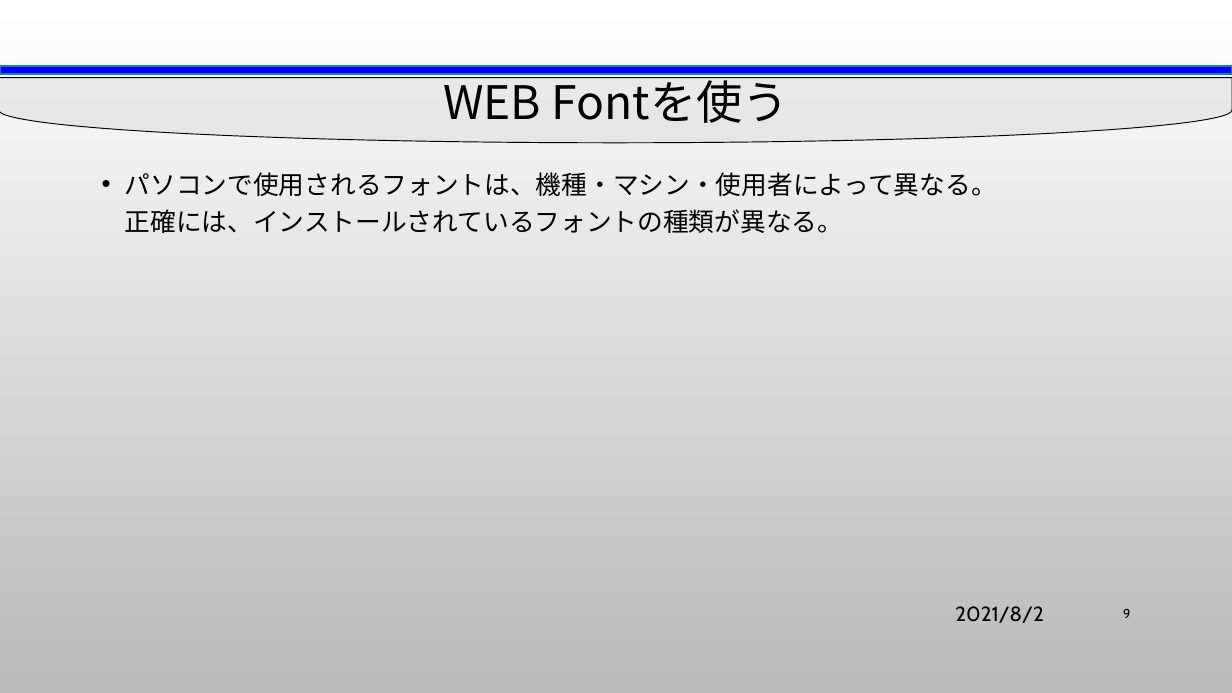
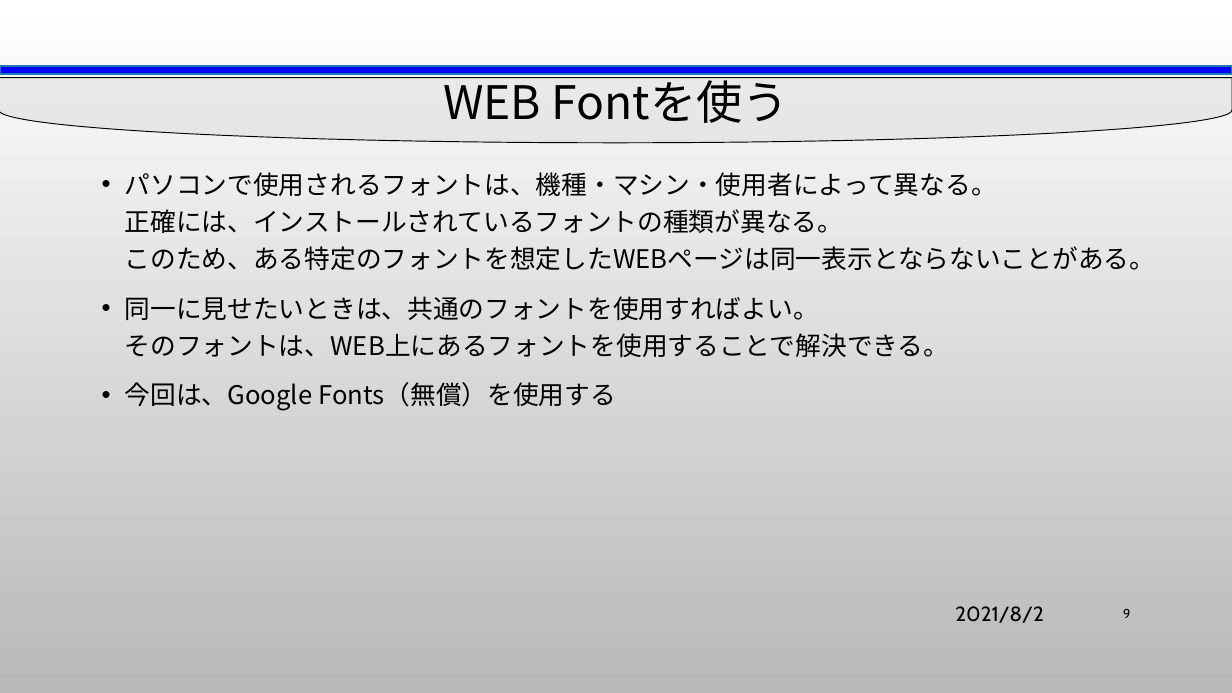
Before and after one commit to yuedackg/WEBdesign2021, a slide deck: slide 9 of #8_0624/WEBデザイン1_評価課題.pptx. Drawn at 1232x693 pixels with LibreOffice and Linux fonts; fonts in the diff are those of the drawing; background and template pictures are left out. Boxes give left, top, right and bottom in pixels: in the first picture for what was removed or moved away, otherwise in the second. Text is boxed around its words. In the diff, an @@ line names an element or a change of style, - is before the commit and + after.

Commit message:
ppt update

```diff
--- a/#8_0624/WEBデザイン1_評価課題.pptx
+++ b/#8_0624/WEBデザイン1_評価課題.pptx
@@ text at box(125, 172, 1155, 411): text changed @@
-• パソコンで使用されるフォントは、機種・マシン・使用者によって異なる。
-  正確には、インストールされているフォントの種類が異なる。
+• パソコンで使用されるフォントは、機種・マシン・使用者によって異なる。
+  正確には、インストールされているフォントの種類が異なる。
+  このため、ある特定のフォントを想定したWEBページは同一表示とならないことがある。
+• 同一に見せたいときは、共通のフォントを使用すればよい。
+  そのフォントは、WEB上にあるフォントを使用することで解決できる。
+• 今回は、Google Fonts（無償）を使用する
```
Also in this commit, not shown: 3 slides added, 1 other file.
